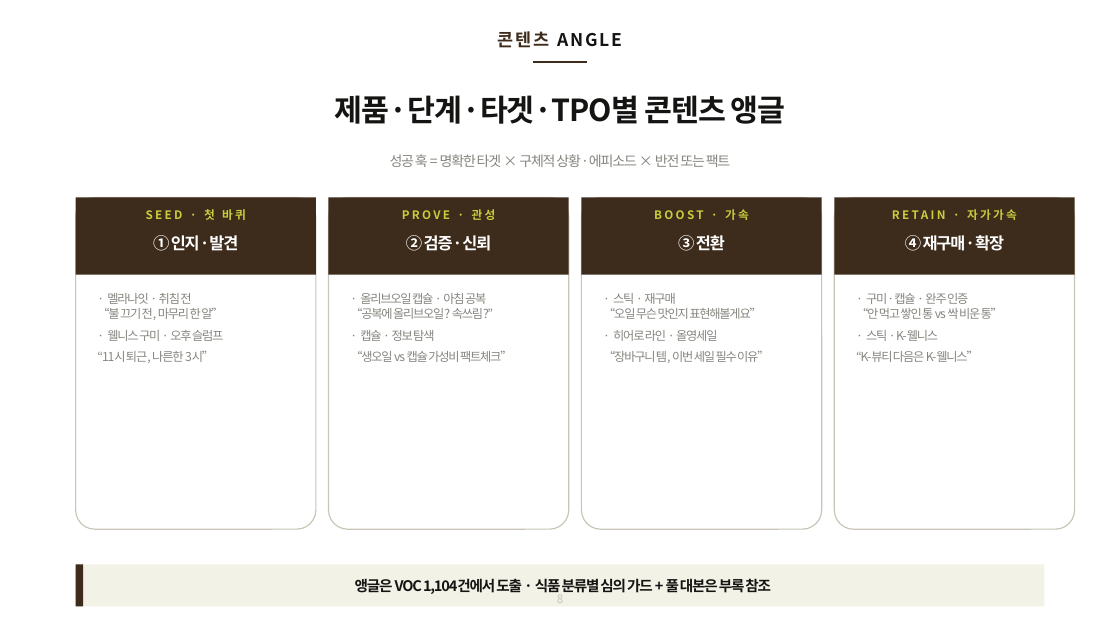
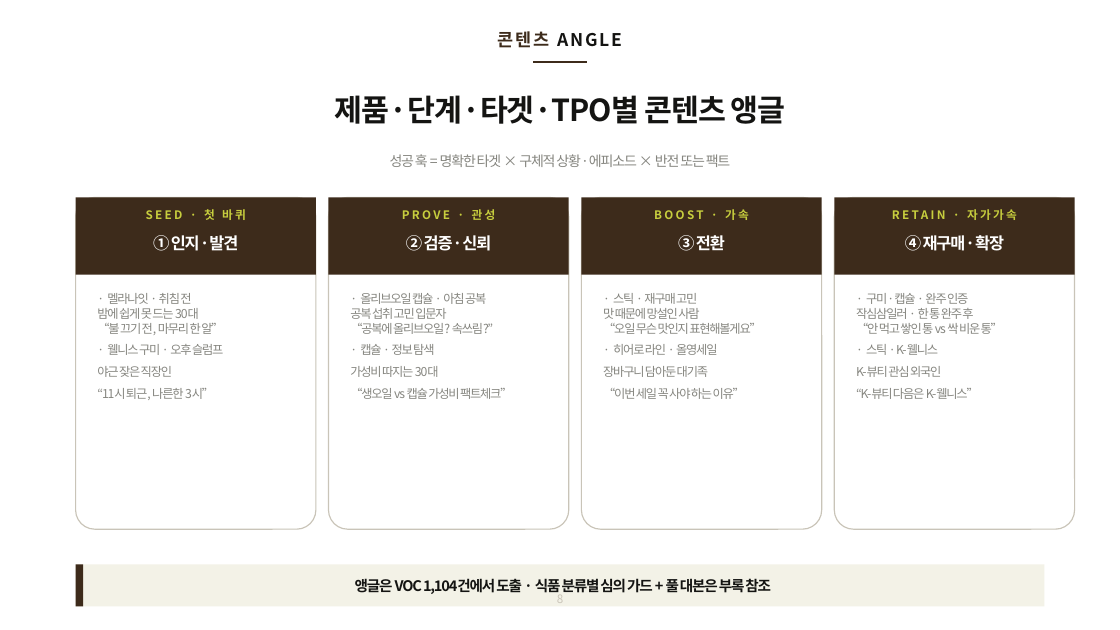
Before and after one commit to bat-han-26/oy_all-the-better_proposal, a slide deck: slide 8 of proposal/BAT_올리브영_2026_올더베러_마케팅제안_클린재설계_HAN.pptx. Drawn at 1120x630 pixels with LibreOffice and Linux fonts; fonts in the diff are those of the drawing. Boxes give left, top, right and bottom in pixels: in the first picture for what was removed or moved away, otherwise in the second. Text is boxed around its words. In the diff, an @@ line names an element or a change of style, - is before the commit and + after.

```diff
--- a/proposal/BAT_올리브영_2026_올더베러_마케팅제안_클린재설계_HAN.pptx
+++ b/proposal/BAT_올리브영_2026_올더베러_마케팅제안_클린재설계_HAN.pptx
@@ text at (x1=97, y1=293, x2=223, y2=400): text changed @@
-· 멜라나잇 · 취침 전
-“불 끄기 전, 마무리 한 알”
-· 웰니스 구미 · 오후 슬럼프
-“11시 퇴근, 나른한 3시”
+· 멜라나잇 · 취침 전
+밤에 쉽게 못 드는 30대
+“불 끄기 전, 마무리 한 알”
+· 웰니스 구미 · 오후 슬럼프
+야근 잦은 직장인
+“11시 퇴근, 나른한 3시”
@@ text at (x1=350, y1=293, x2=512, y2=399): text changed @@
-· 올리브오일 캡슐 · 아침 공복
-“공복에 올리브오일? 속쓰림?”
-· 캡슐 · 정보 탐색
-“생오일 vs 캡슐 가성비 팩트체크”
+· 올리브오일 캡슐 · 아침 공복
+공복 섭취 고민 입문자
+“공복에 올리브오일? 속쓰림?”
+· 캡슐 · 정보 탐색
+가성비 따지는 30대
+“생오일 vs 캡슐 가성비 팩트체크”
@@ text at (x1=603, y1=293, x2=762, y2=399): text changed @@
-· 스틱 · 재구매
-“오일 무슨 맛인지 표현해볼게요”
-· 히어로 라인 · 올영세일
-“장바구니 템, 이번 세일 필수 이유”
+· 스틱 · 재구매 고민
+맛 때문에 망설인 사람
+“오일 무슨 맛인지 표현해볼게요”
+· 히어로 라인 · 올영세일
+장바구니 담아둔 대기족
+“이번 세일 꼭 사야 하는 이유”
@@ text at (x1=856, y1=293, x2=1003, y2=399): text changed @@
-· 구미·캡슐 · 완주 인증
-“안 먹고 쌓인 통 vs 싹 비운 통”
-· 스틱 · K-웰니스
-“K-뷰티 다음은 K-웰니스”
+· 구미·캡슐 · 완주 인증
+작심삼일러 · 한 통 완주 후
+“안 먹고 쌓인 통 vs 싹 비운 통”
+· 스틱 · K-웰니스
+K-뷰티 관심 외국인
+“K-뷰티 다음은 K-웰니스”
```
Also in this commit, not shown: 6 other slides changed, 1 other file.
